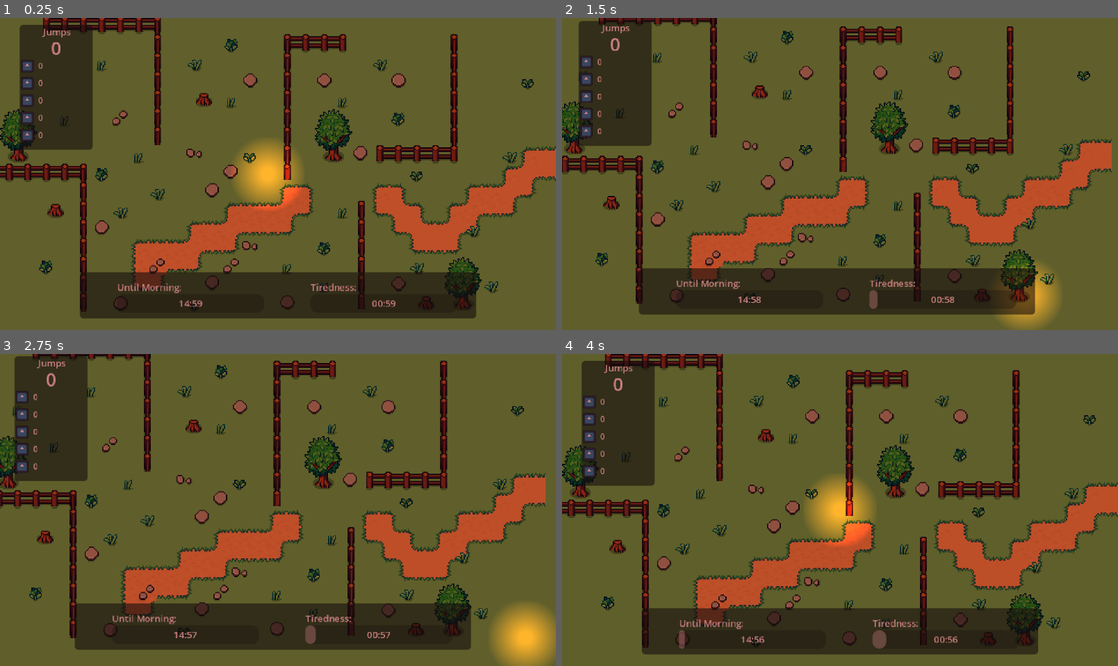
Above: before the commit, frames 1-4 (two rows, left to right).
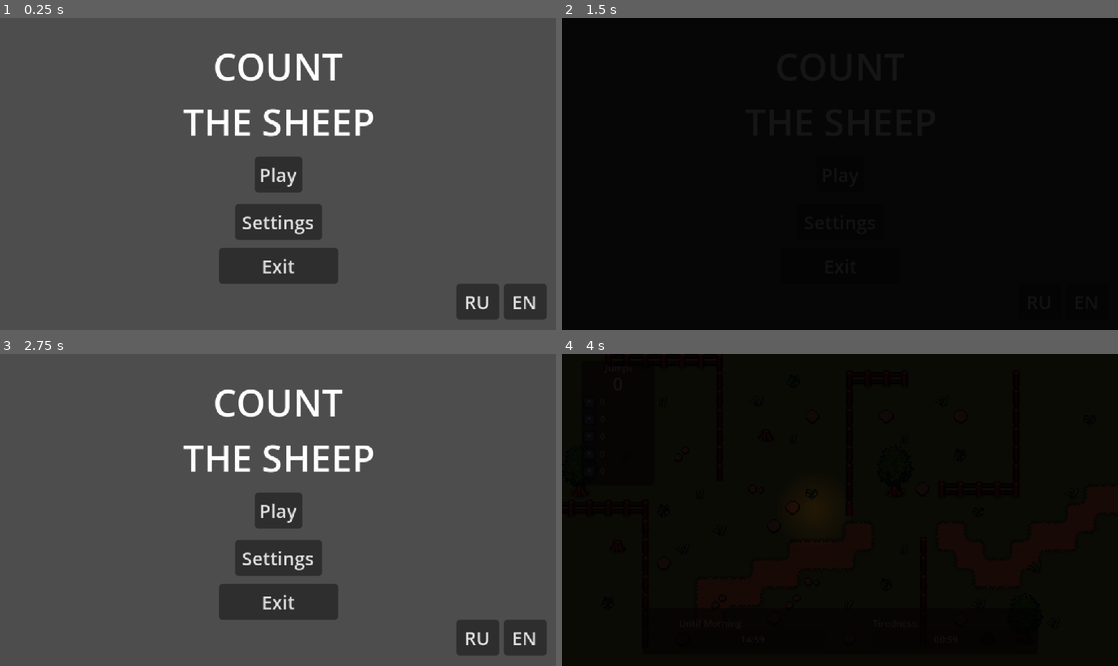
Above: after the commit, the same moments.

Repository: kandlash/Count-The-Sheep
Game: Godot game, scene res://scenes/main_menu.tscn
Two runs of this game, one before a commit and one after it. Both use one fixed random seed, a clock stepped at 60 frames per second and the inputs below. Before the commit the project starts from res://scenes/world.tscn. The engine's default icon, where the game draws it, is replaced by a stand-in: a white triangle on a blue panel in a dark square. Sound files missing from this copy of the repository are replaced by a short silence.
Inputs (mouse positions are in pixels of both pictures, inside the frame that each line leads up to):
- Up to frame 1 (0.25 s): no input
- Up to frame 2 (1.5 s): click (840, 220) at 0.5 s, where only the run after the commit has a clickable "Settings"; click (1040, 301) at 1.25 s, where only the run after the commit has a clickable "RU"
- Up to frame 3 (2.75 s): click (522, 637) at 2 s, where only the run after the commit has a clickable "EN"
- Up to frame 4 (4 s): click (840, 510) at 2.75 s, where only the run after the commit has a clickable "Play"; click (840, 510) at 3.5 s, where only the run after the commit has a clickable "Play"

The runs differ from the first frame. In frame 1, 99% of the frame differs, in the area x 0-100%, y 0-100%; in frame 2, 98%; in frame 3, 99%; in frame 4, 98%.

Commit message:
main menu prototype

Diff:
--- a/assets/translation/lang.csv
+++ b/assets/translation/lang.csv
@@ -13,3 +13,4 @@
 key_tired_label,Tiredness:,Усталость:
 key_jumps_label,Jumps,Прыжки
 key_upgrade_owl_1,Owl I,Сова I
+key_exit,Exit,Выход
--- a/project.godot
+++ b/project.godot
@@ -11,7 +11,7 @@
 [application]
 
 config/name="Count the sheep"
-run/main_scene="uid://dt72flxhyi2ly"
+run/main_scene="uid://bu0qhypduq5y8"
 config/features=PackedStringArray("4.6", "GL Compatibility")
 config/icon="res://icon.svg"
 
--- /dev/null
+++ b/scenes/main_menu.tscn
@@ -0,0 +1,112 @@
+[gd_scene format=3 uid="uid://bu0qhypduq5y8"]
+
+[ext_resource type="Script" uid="uid://c7g3o7r3gl6cx" path="res://scripts/main_menu.gd" id="1_l6cm7"]
+
+[sub_resource type="LabelSettings" id="LabelSettings_vue75"]
+font_size = 32
+
+[node name="Control" type="Control" unique_id=250678743]
+layout_mode = 3
+anchors_preset = 15
+anchor_right = 1.0
+anchor_bottom = 1.0
+grow_horizontal = 2
+grow_vertical = 2
+script = ExtResource("1_l6cm7")
+
+[node name="Label" type="Label" parent="." unique_id=1459073156]
+layout_mode = 1
+anchors_preset = 5
+anchor_left = 0.5
+anchor_right = 0.5
+offset_left = -82.5
+offset_top = 19.0
+offset_right = 82.5
+offset_bottom = 112.0
+grow_horizontal = 2
+text = "COUNT
+THE SHEEP"
+label_settings = SubResource("LabelSettings_vue75")
+horizontal_alignment = 1
+vertical_alignment = 1
+
+[node name="play_button" type="Button" parent="." unique_id=367293920]
+layout_mode = 1
+anchors_preset = 8
+anchor_left = 0.5
+anchor_top = 0.5
+anchor_right = 0.5
+anchor_bottom = 0.5
+offset_left = -4.0
+offset_top = -4.0
+offset_right = 4.0
+offset_bottom = 4.0
+grow_horizontal = 2
+grow_vertical = 2
+text = "key_play"
+
+[node name="settings_button" type="Button" parent="." unique_id=496867753]
+layout_mode = 1
+anchors_preset = 8
+anchor_left = 0.5
+anchor_top = 0.5
+anchor_right = 0.5
+anchor_bottom = 0.5
+offset_left = -37.5
+offset_top = 26.0
+offset_right = 37.5
+offset_bottom = 57.0
+grow_horizontal = 2
+grow_vertical = 2
+text = "key_settings"
+
+[node name="exit_button" type="Button" parent="." unique_id=1308325615]
+layout_mode = 1
+anchors_preset = 8
+anchor_left = 0.5
+anchor_top = 0.5
+anchor_right = 0.5
+anchor_bottom = 0.5
+offset_left = -51.5
+offset_top = 64.0
+offset_right = 51.5
+offset_bottom = 95.0
+grow_horizontal = 2
+grow_vertical = 2
+text = "key_exit"
+
+[node name="Button4" type="Button" parent="." unique_id=1067272638]
+layout_mode = 1
+anchors_preset = 8
+anchor_left = 0.5
+anchor_top = 0.5
+anchor_right = 0.5
+anchor_bottom = 0.5
+offset_left = 154.0
+offset_top = 95.0
+offset_right = 191.0
+offset_bottom = 126.0
+grow_horizontal = 2
+grow_vertical = 2
+text = "RU"
+
+[node name="Button5" type="Button" parent="." unique_id=413929557]
+layout_mode = 1
+anchors_preset = 8
+anchor_left = 0.5
+anchor_top = 0.5
+anchor_right = 0.5
+anchor_bottom = 0.5
+offset_left = 195.0
+offset_top = 95.0
+offset_right = 232.0
+offset_bottom = 126.0
+grow_horizontal = 2
+grow_vertical = 2
+text = "EN"
+
+[connection signal="pressed" from="play_button" to="." method="_on_play_button_pressed"]
+[connection signal="pressed" from="settings_button" to="." method="_on_settings_button_pressed"]
+[connection signal="pressed" from="exit_button" to="." method="_on_exit_button_pressed"]
+[connection signal="pressed" from="Button4" to="." method="_on_button_4_pressed"]
+[connection signal="pressed" from="Button5" to="." method="_on_button_5_pressed"]
--- a/scenes/transition.tscn
+++ b/scenes/transition.tscn
@@ -70,6 +70,7 @@
 script = ExtResource("1_rerct")
 
 [node name="ColorRect" type="ColorRect" parent="." unique_id=851041989]
+z_index = 4096
 anchors_preset = 15
 anchor_right = 1.0
 anchor_bottom = 1.0
--- /dev/null
+++ b/scripts/main_menu.gd
@@ -0,0 +1,28 @@
+extends Control
+
+func _ready() -> void:
+	TranslationServer.set_locale("en")
+
+func _on_button_5_pressed() -> void:
+	TranslationServer.set_locale("en")
+
+
+func _on_button_4_pressed() -> void:
+	TranslationServer.set_locale("ru")
+
+
+func _on_play_button_pressed() -> void:
+	Transition.transition()
+	await Transition.on_transition_finished
+	get_tree().change_scene_to_file("res://scenes/world.tscn")
+
+
+func _on_settings_button_pressed() -> void:
+	Transition.transition()
+	await Transition.on_transition_finished
+
+
+func _on_exit_button_pressed() -> void:
+	Transition.transition()
+	await Transition.on_transition_finished
+	get_tree().quit()
--- a/scripts/world.gd
+++ b/scripts/world.gd
@@ -21,7 +21,6 @@
 
 
 func _ready() -> void:
-	TranslationServer.set_locale("en")
 	G.world = self
 
 	time_progressbar.min_value = 0
Not shown, changed: assets/translation/lang.csv.import
Binary file changed: assets/translation/lang.en.translation
Binary file changed: assets/translation/lang.ru.translation
Not shown, added: scripts/main_menu.gd.uid
Not shown, removed: assets/translation/.~lock.lang.csv#
